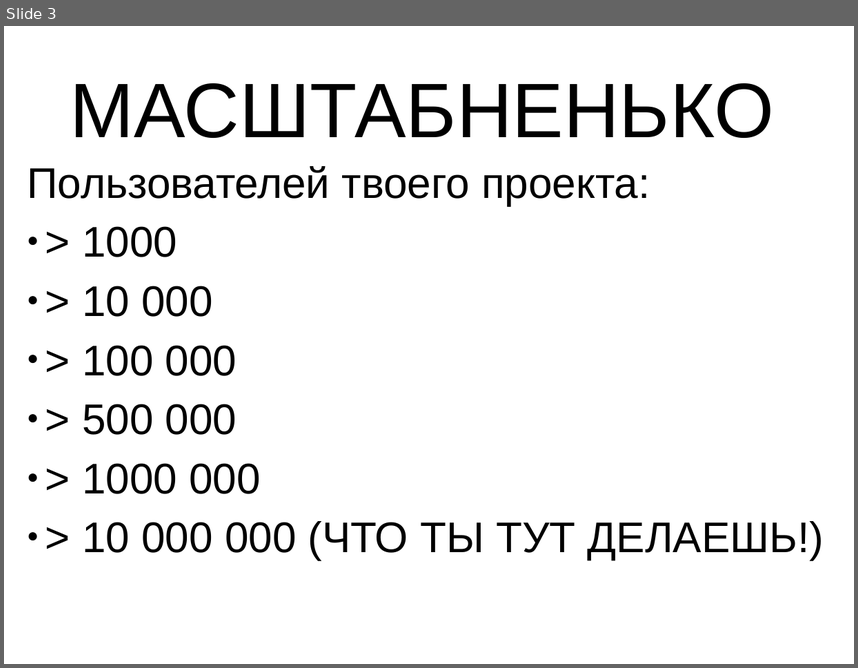
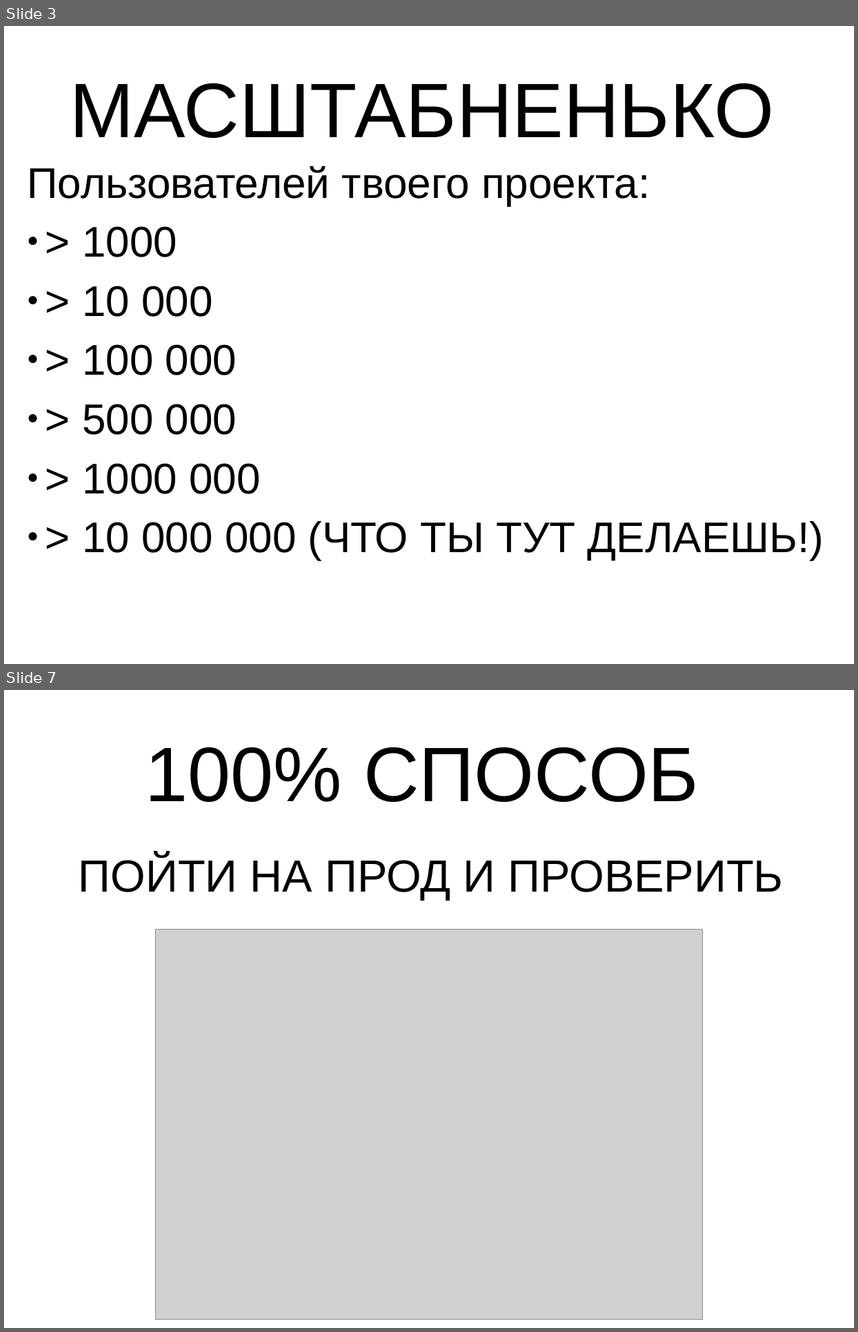
Before and after one commit to valignatev/tdd2017, a slide deck: tddsucks.odp. Shown one above the other, each under a label of ours: slide 3 before the commit, slides 3 and 7 after it; the slides between them are not shown. The pictures are 858x668 and 858x1332 pixels, drawn with LibreOffice and Linux fonts; fonts in the diff are those of the drawing; grey boxes stand for pictures. Boxes give left, top, right and bottom in pixels: in the first picture for what was removed or moved away, otherwise in the second. Text is boxed around its words. In the diff, an @@ line names an element or a change of style, - is before the commit and + after.

```diff
--- a/tddsucks.odp
+++ b/tddsucks.odp
@@ slide 7 added at box(4, 690, 854, 1328), background #FFFFFF @@
@@ title added at box(145, 747, 699, 802), 72 pt, text #000000 @@
+100% СПОСОБ
@@ text added at box(79, 856, 784, 900), 42 pt, text #000000 @@
+ПОЙТИ НА ПРОД И ПРОВЕРИТЬ
@@ picture added at box(155, 929, 703, 1319) @@
```
Also in this commit, not shown: 2 other slides changed, 5 other slides added.
